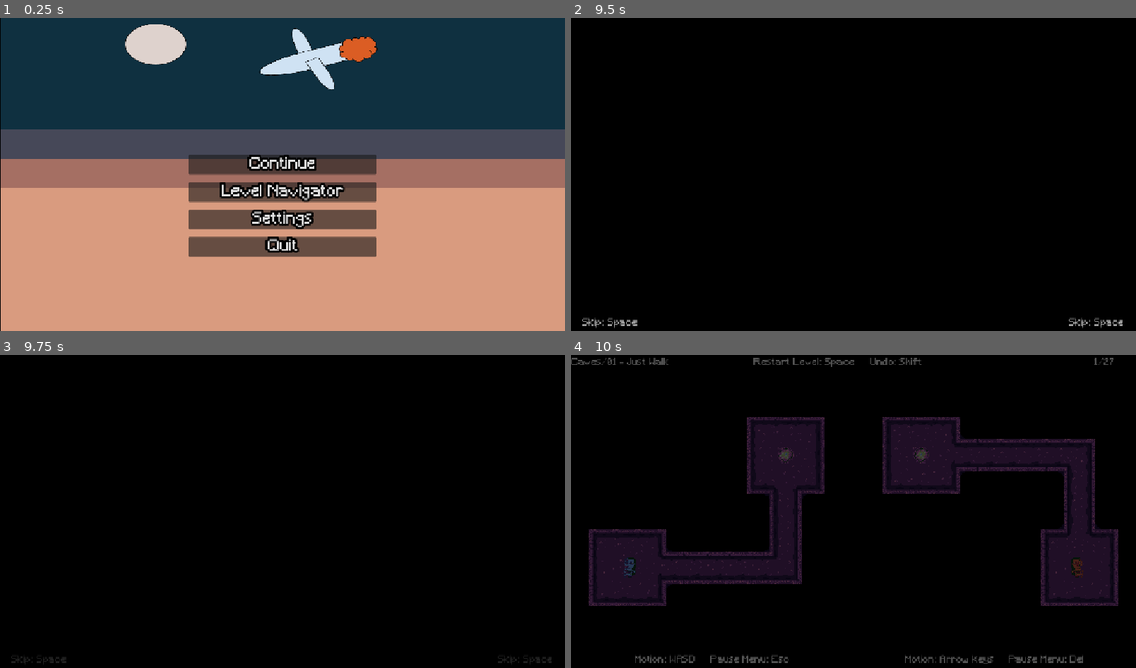
Above: before the commit, frames 1-4 (two rows, left to right).
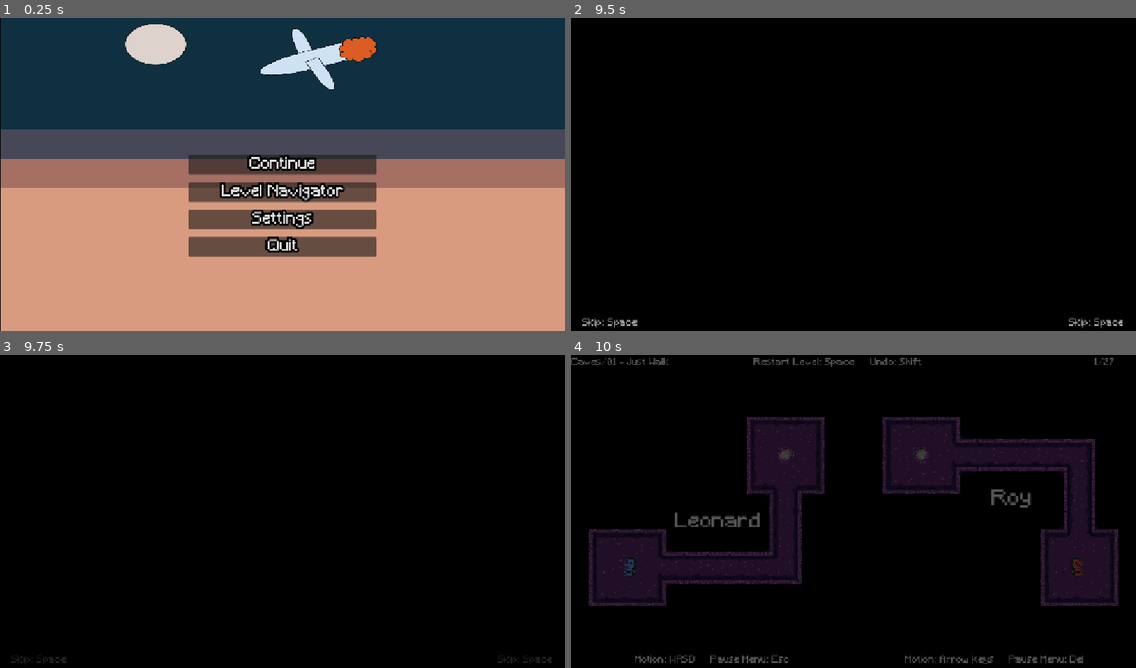
Above: after the commit, the same moments.

Repository: whitsettbe/kcol-f26-gamedevproj-cb
Game: Godot game, scene res://UI/scenes/main_menu.tscn
The game is run twice, just before and just after one commit, with the same random seed, the same clock (stepped at 60 frames per second) and the same inputs.
Inputs:
- Up to frame 1 (0.25 s): no input
- Up to frame 2 (9.5 s): click "Continue" at 0.5 s; tap Enter at 1.25 s; hold D (L_right) 1.28-2.03 s; tap Shift (undo) every 0.75 s from 1.35 to 8.85 s; tap Space (restart) at 2 s; hold S (L_down) 2.03-2.78 s; hold D (L_right) 2.78-3.53 s; hold W (L_up) 3.53-4.28 s; hold A (L_left) 4.28-5.78 s; hold S (L_down) 5.78-6.53 s; hold D (L_right) 6.53-7.28 s; hold W (L_up) 7.28-8.03 s; hold D (L_right) 8.03-8.78 s; hold S (L_down) from 8.78 s (still down)
- Up to frame 3 (9.75 s): release S (L_down) at 9.53 s; hold A (L_left) from 9.53 s (still down); tap Shift (undo) at 9.6 s
- Up to frame 4 (10 s): keep holding A (L_left)

Frames 1-3 are identical in both runs. In frame 4, 0.5% of the frame differs, in the area x 18-82%, y 42-55%.

Commit message:
Add character names to level 1

Diff:
--- a/TornAsunder/levels/Caves/01 - Just Walk.tscn
+++ b/TornAsunder/levels/Caves/01 - Just Walk.tscn
@@ -5,6 +5,7 @@
 [ext_resource type="PackedScene" uid="uid://cuba4r5drblv1" path="res://level_components/scenes/portal_in.tscn" id="3_5h2y3"]
 [ext_resource type="PackedScene" uid="uid://bmgltflbc15gb" path="res://level_components/scenes/block.tscn" id="4_wmayx"]
 [ext_resource type="Script" uid="uid://dhm1jiir4y22f" path="res://level_components/scripts/player.gd" id="5_1pxnl"]
+[ext_resource type="FontFile" uid="uid://slu7qqljw5oa" path="res://Fonts/Minecraft.ttf" id="6_5vc5s"]
 
 [node name="Just Walk" type="Node2D" unique_id=1479523790]
 script = ExtResource("1_fumc7")
@@ -42,3 +43,35 @@
 side = 1
 blockType = 1
 blockColor = 2
+
+[node name="Leonard_Label" type="Label" parent="." unique_id=267866572]
+anchors_preset = -1
+anchor_left = 0.11100001
+anchor_top = 0.2
+anchor_right = 0.11100001
+anchor_bottom = 0.2
+offset_left = 128.0
+offset_top = 128.0
+offset_right = 288.0
+offset_bottom = 224.0
+theme_override_fonts/font = ExtResource("6_5vc5s")
+theme_override_font_sizes/font_size = 30
+text = "Leonard"
+horizontal_alignment = 1
+vertical_alignment = 1
+
+[node name="Roy_Label" type="Label" parent="." unique_id=1345827209]
+anchors_preset = -1
+anchor_left = 0.47200003
+anchor_top = 0.15
+anchor_right = 0.47200003
+anchor_bottom = 0.15
+offset_left = 544.0
+offset_top = 96.0
+offset_right = 704.0
+offset_bottom = 192.0
+theme_override_fonts/font = ExtResource("6_5vc5s")
+theme_override_font_sizes/font_size = 30
+text = "Roy"
+horizontal_alignment = 1
+vertical_alignment = 1
